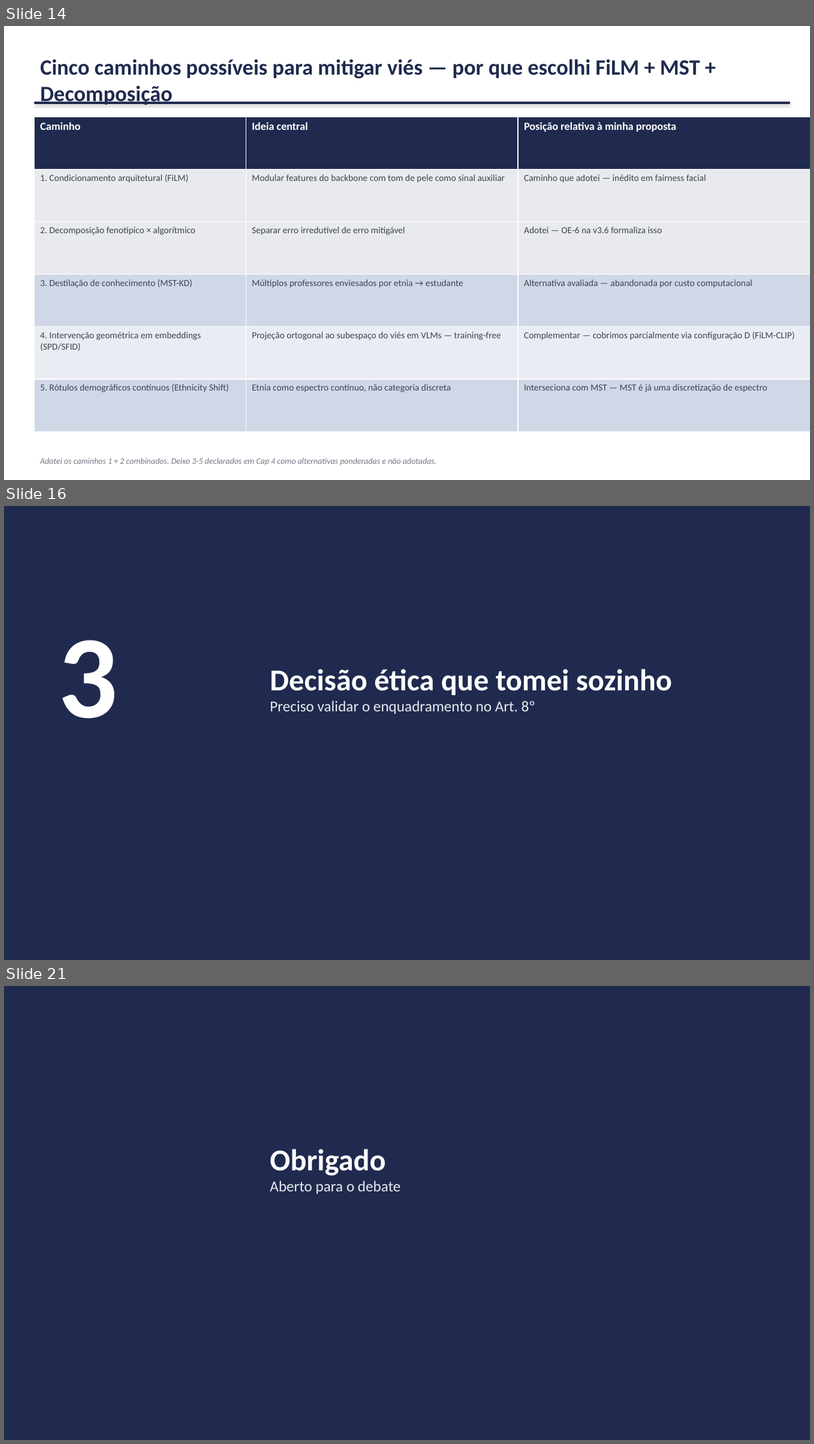
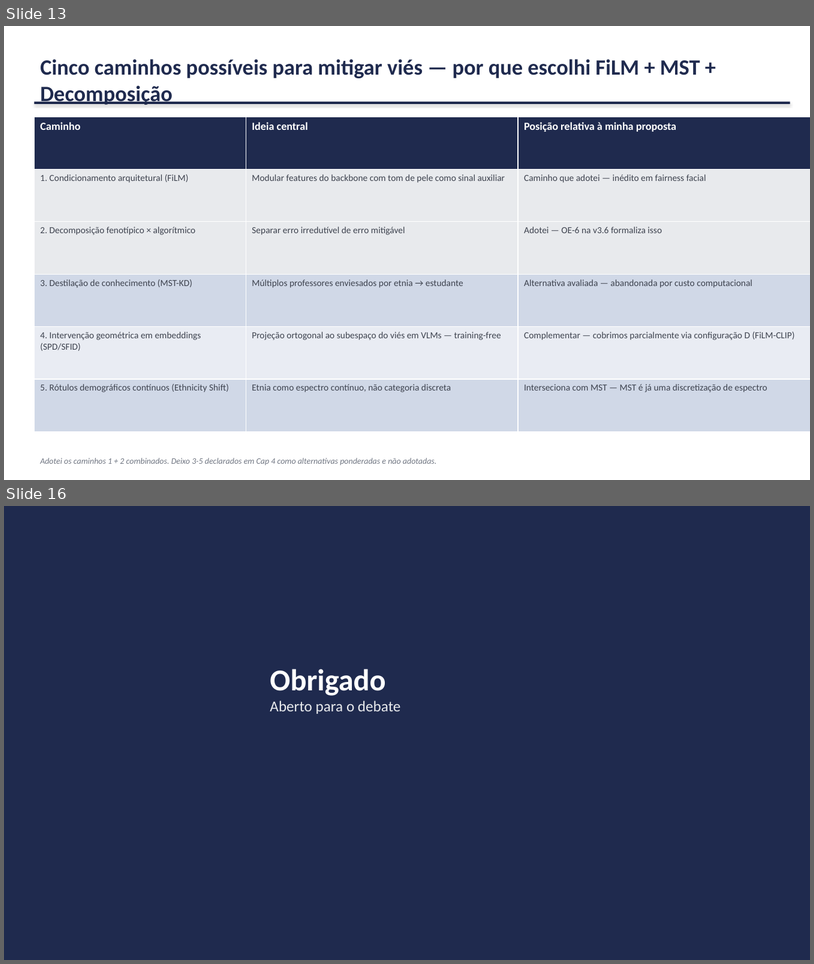
Before and after one commit to marcellozzetti/Facial-Recognition-Models-Mitigating-Bias, a slide deck: docs/ativo/material_reuniao_orientador_2026-07-13.pptx. Shown one above the other, each under a label of ours: slides 14, 16 and 21 before the commit, slides 13 and 16 after it; the slides between them are not shown. The pictures are 814x1444 and 814x964 pixels, drawn with LibreOffice and Linux fonts; fonts in the diff are those of the drawing. Boxes give left, top, right and bottom in pixels: in the first picture for what was removed or moved away, otherwise in the second. Text is boxed around its words. In the diff, an @@ line names an element or a change of style, - is before the commit and + after.

```diff
--- a/docs/ativo/material_reuniao_orientador_2026-07-13.pptx
+++ b/docs/ativo/material_reuniao_orientador_2026-07-13.pptx
@@ slide 16 removed at bbox=[4, 506, 810, 960], background #FFFFFF @@
@@ rectangle removed at bbox=[4, 506, 810, 960] @@
@@ text removed at bbox=[59, 640, 118, 718] @@
-3
@@ text removed at bbox=[270, 669, 672, 714] @@
-Decisão ética que tomei sozinho
-Preciso validar o enquadramento no Art. 8º
@@ what was slide 14 is now slide 13 @@
@@ what was slide 21 is now slide 16 @@
```
Also in this commit, not shown: 6 slides changed, 4 other slides removed, 4 other files.
